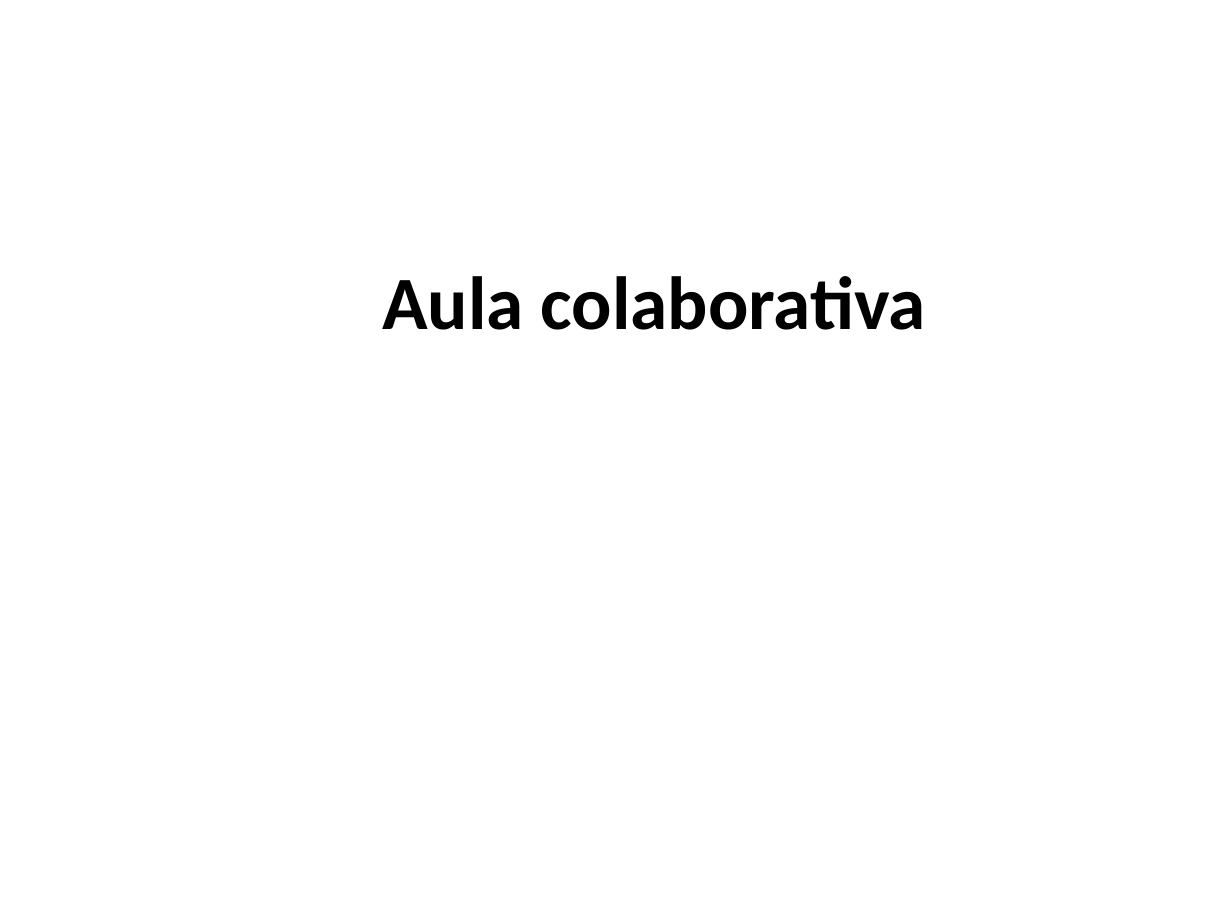
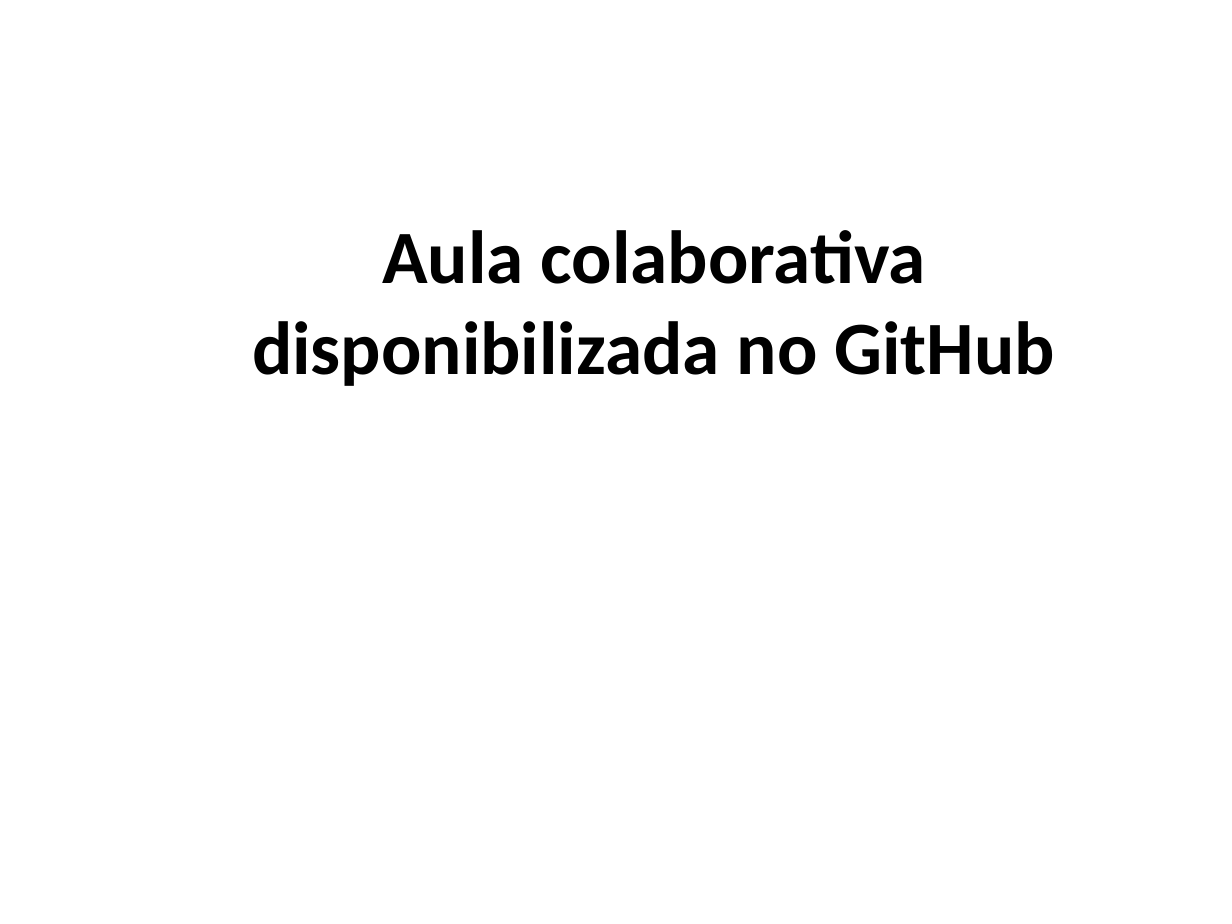
Before and after one commit to carlaolivei/moveis-windows, a slide deck: slide 1 of Aula-colaborativa.pptx. Drawn at 1232x924 pixels with LibreOffice and Linux fonts; fonts in the diff are those of the drawing. Boxes give left, top, right and bottom in pixels: in the first picture for what was removed or moved away, otherwise in the second. Text is boxed around its words. In the diff, an @@ line names an element or a change of style, - is before the commit and + after.

Commit message:
Alteracao na apresentação

```diff
--- a/Aula-colaborativa.pptx
+++ b/Aula-colaborativa.pptx
@@ title at [252, 230, 1056, 386]: text changed @@
-Aula colaborativa
+Aula colaborativa disponibilizada no GitHub
```
